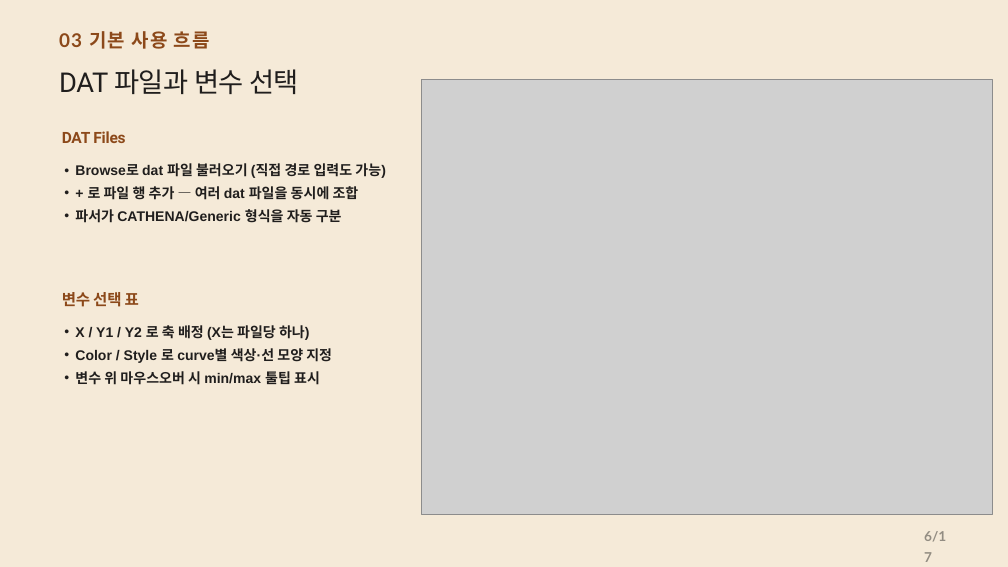
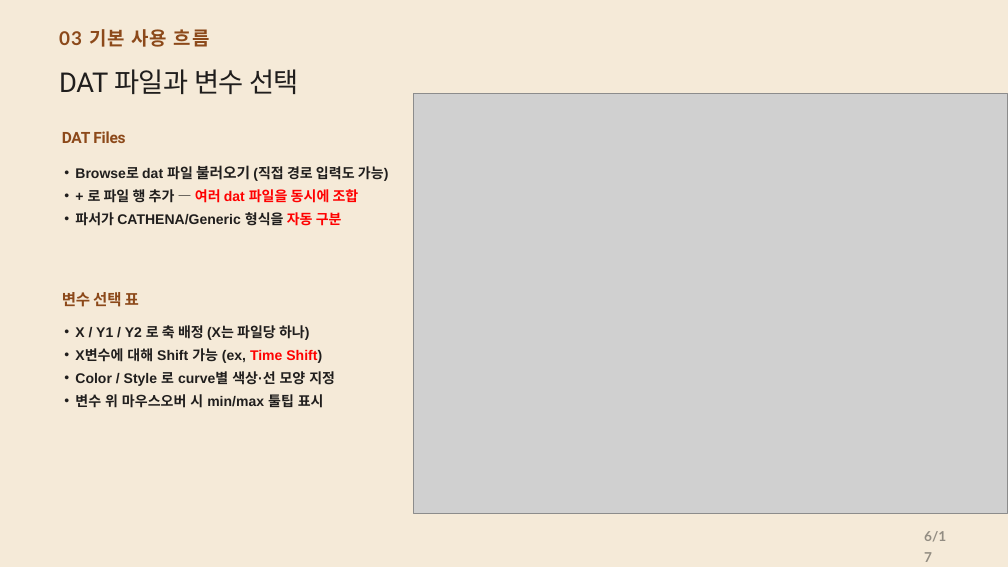
Before and after one commit to CWKIM113/CathPlot_Pub, a slide deck: slide 6 of CathPlot_Deck.pptx. Drawn at 1008x567 pixels with LibreOffice and Linux fonts; fonts in the diff are those of the drawing; grey boxes stand for pictures. Boxes give left, top, right and bottom in pixels: in the first picture for what was removed or moved away, otherwise in the second. Text is boxed around its words. In the diff, an @@ line names an element or a change of style, - is before the commit and + after.

```diff
--- a/CathPlot_Deck.pptx
+++ b/CathPlot_Deck.pptx
@@ text "03 기본 사용 흐름" at <box>59,29,210,47</box>: line spacing 0.94 to 0.84 @@
@@ picture: place and size @@
-picture at <box>421,80,992,515</box>
+picture at <box>413,93,1007,514</box>
@@ text "Browse로 dat 파일 불러오기 (직접 ..." at <box>75,165,389,226</box>: size 20 to 21 pt in "불러오기"; text colour #201E1D to #FF0000 in "여러 dat 파일을 동시에 조합", "자동 구분" @@
@@ text at <box>75,348,322,363</box>: paragraph added @@
+• X변수에 대해 Shift 가능 (ex, Time Shift)
```
Also in this commit, not shown: 6 other slides changed, 2 other files.
